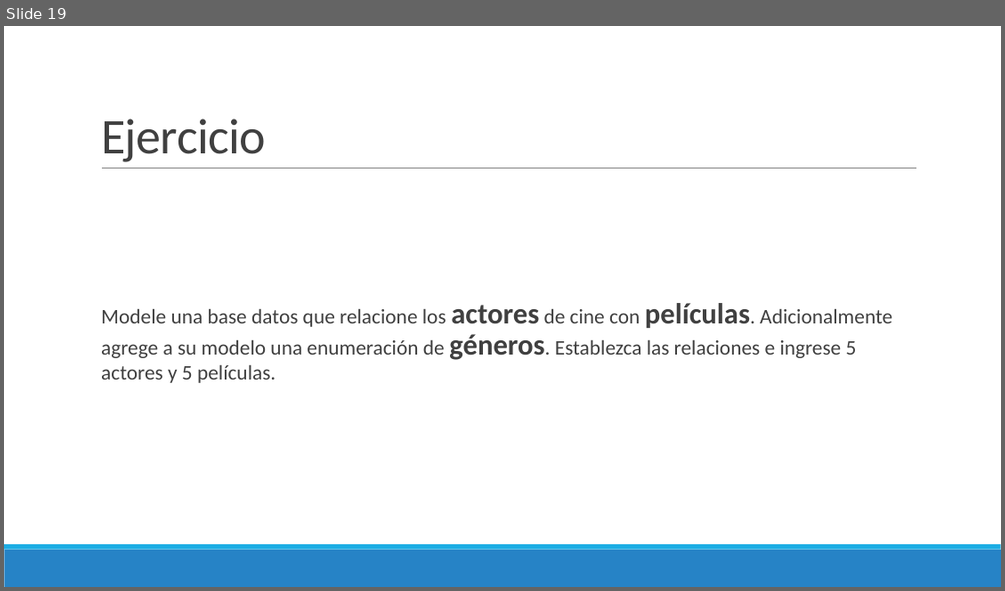
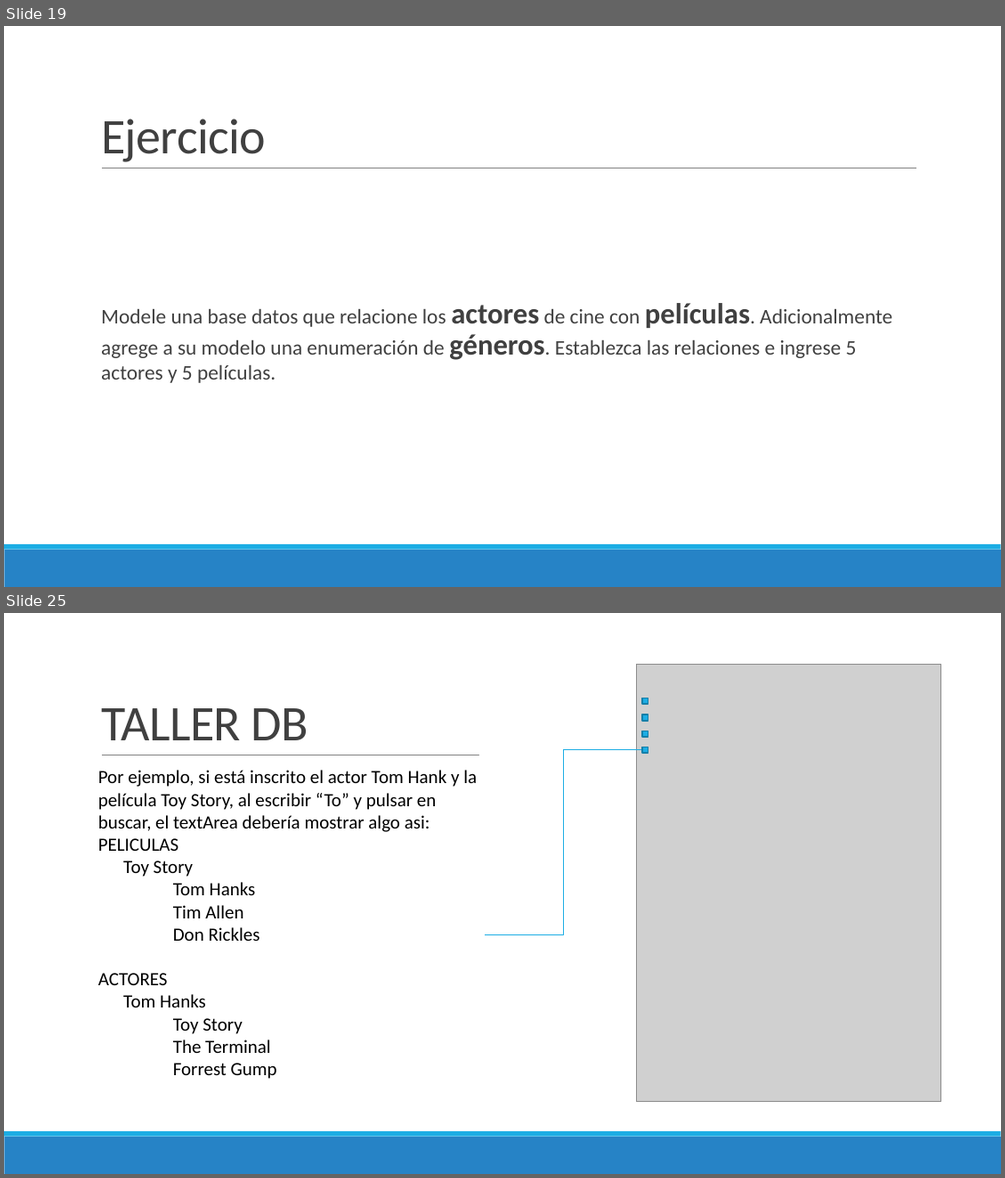
Before and after one commit to Domiciano/ProgramRed192, a slide deck: Clase10/Presentación.pptx. Shown one above the other, each under a label of ours: slide 19 before the commit, slides 19 and 25 after it; the slides between them are not shown. The pictures are 1005x591 and 1005x1178 pixels, drawn with LibreOffice and Linux fonts; fonts in the diff are those of the drawing; grey boxes stand for pictures. Boxes give left, top, right and bottom in pixels: in the first picture for what was removed or moved away, otherwise in the second. Text is boxed around its words. In the diff, an @@ line names an element or a change of style, - is before the commit and + after.

```diff
--- a/Clase10/Presentación.pptx
+++ b/Clase10/Presentación.pptx
@@ slide 25 added at (x1=4, y1=613, x2=1001, y2=1174), background #FFFFFF; not listed: 3 template elements that a slide beside it also shows @@
@@ rectangle added at (x1=479, y1=617, x2=966, y2=1120), fill #FFFFFF @@
@@ picture added at (x1=637, y1=665, x2=942, y2=1102) @@
@@ title added at (x1=101, y1=708, x2=308, y2=740), 48 pt, text #404040 @@
+TALLER DB
@@ rectangle added at (x1=642, y1=698, x2=647, y2=705), fill #1CADE4, outline #1580A9 1.25 pt @@
@@ rectangle added at (x1=642, y1=714, x2=647, y2=721), fill #1CADE4, outline #1580A9 1.25 pt @@
@@ rectangle added at (x1=642, y1=731, x2=647, y2=737), fill #1CADE4, outline #1580A9 1.25 pt @@
@@ text added at (x1=98, y1=770, x2=477, y2=1078), 18 pt, text #000000 @@
+Por ejemplo, si está inscrito el actor Tom Hank y la película Toy Story, al escribir “To” y pulsar en buscar, el textArea debería mostrar algo asi:
+PELICULAS
+Toy Story
+Tom Hanks
+Tim Allen
+Don Rickles
+ACTORES
+Tom Hanks
+Toy Story
+The Terminal
+Forrest Gump
@@ elbow line added from (485, 935) to (642, 750), #1CADE4 1 pt @@
@@ rectangle added at (x1=642, y1=747, x2=647, y2=753), fill #1CADE4, outline #1580A9 1.25 pt @@
```
Also in this commit, not shown: 4 slides changed, 6 other slides added.
